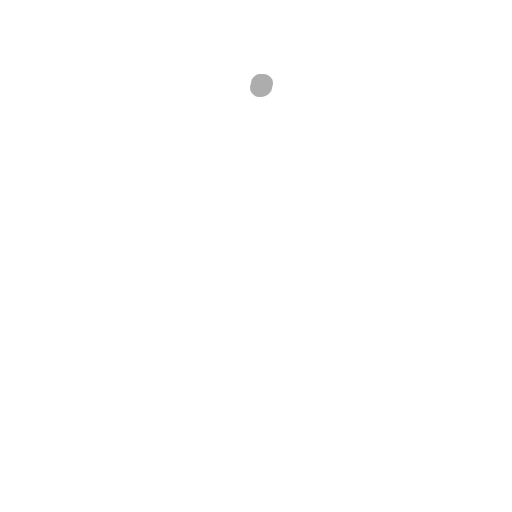
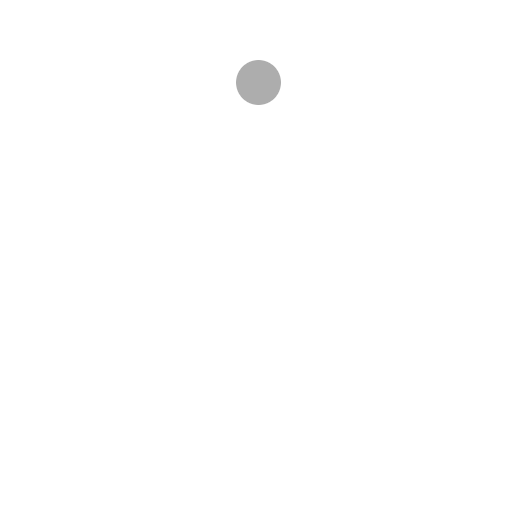
Layered file, before and after one edit (512px x 512px). Changes by layer:
added layer "Layer copy" above "Layer #2" over <box>236,60,281,105</box>
added layer "Layer #2" above "Layer #1" over <box>236,80,281,105</box>
hid "Layer #1" over <box>250,74,273,97</box>
hid "Layer" over <box>236,68,281,105</box>
